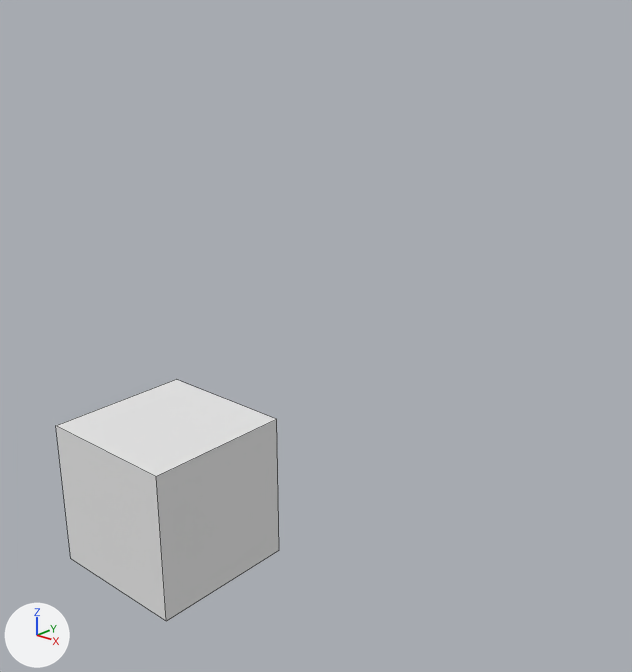
Before and after pictures for a commit that changed the Blender file test_data/Simple_Scene_261_x32.blend.
Camera for both pictures: a 50 mm lens placed at (8.18, -6.46, 5.96), pointed at (2.13, 0.48, 2.57). Arrows for +X, +Y and +Z are at lower left; the lights stay in place. Mesh edges are drawn as thin lines.
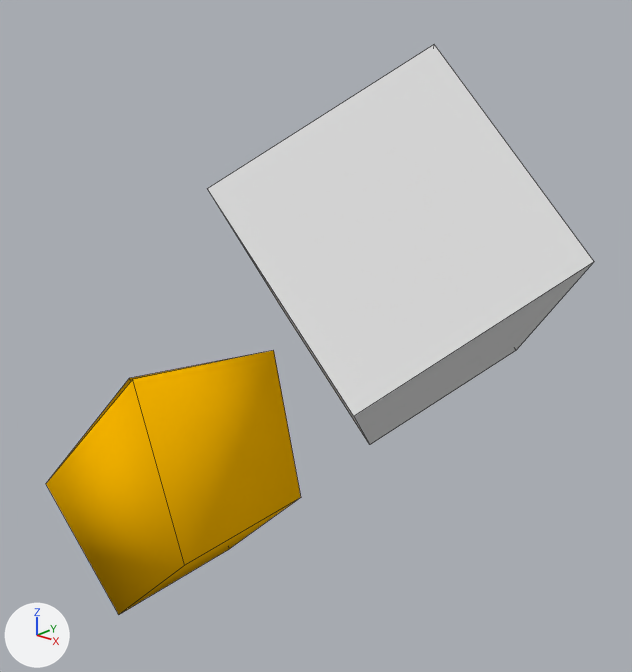
Where the change shows, as pixel boxes [x1, y1, x2, y2] in the pictures (632 x 672 px):
```json
{"object": "Cube", "change": "moved, turned, rescaled", "before": [56, 380, 279, 621], "after": [207, 44, 594, 445]}
{"object": "parent_cube", "change": "added", "after": [46, 350, 301, 615], "on screen": "yellow"}
```

Scene script edits in JSON lines:
```json
{"op": "add", "block": "mat_material_color", "code": ["mat_material_color = diffuse_material('Material_Color')", "mat_material_color.base_color = (1.0, 0.5, 0.0)  # yellow #ffbc00"]}
{"op": "add", "block": "me_cube_1", "code": ["me_cube_1 = bpy.data.meshes.new('Cube')", "me_cube_1.from_pydata([(1.0, 1.0, -1.0), (1.0, -1.0, -1.0), (-1.0, -1.0, -1.0), (-1.0, 1.0, -1.0), (1.0, 2.0, 1.0), (2.0, -1.0, 1.0), (-1.0, -1.0, 1.0), (-1.0, 1.0, 2.0)], [], [(0, 1, 2, 3), (4, 7, 6, 5), (0, 4, 5, 1), (1, 5, 6, 2), (2, 6, 7, 3), (4, 0, 3, 7)])", "me_cube_1.polygons.foreach_set('use_smooth', [True] * 6)", "me_cube_1.materials.append(mat_material_color)  # yellow #ffbc00"]}
{"op": "add", "block": "ob_cube", "code": "ob_cube.parent = ob_parent_cube"}
{"op": "set", "path": "ob_cube.location", "old": "(0.0, 0.0, 0.0)", "new": "(5.0, 0.0, 0.0)"}
{"op": "set", "path": "ob_cube.rotation_euler", "old": "(0.0, 0.0, 0.0)", "new": "(0.0, 0.0, 0.785)", "note": "degrees (0, 0, 0) -> degrees (0, 0, 45)"}
{"op": "set", "path": "ob_cube.scale", "old": "(1.0, 1.0, 1.0)", "new": "(1.0, 2.0, 1.0)"}
{"op": "add", "block": "ob_parent_cube", "code": ["ob_parent_cube = bpy.data.objects.new('parent_cube', me_cube_1)", "ob_parent_cube.location = (0.0, 0.0, 0.0)", "ob_parent_cube.rotation_euler = (0.0, -0.785, 0.0)  # degrees (0, -45, 0)"]}
```
